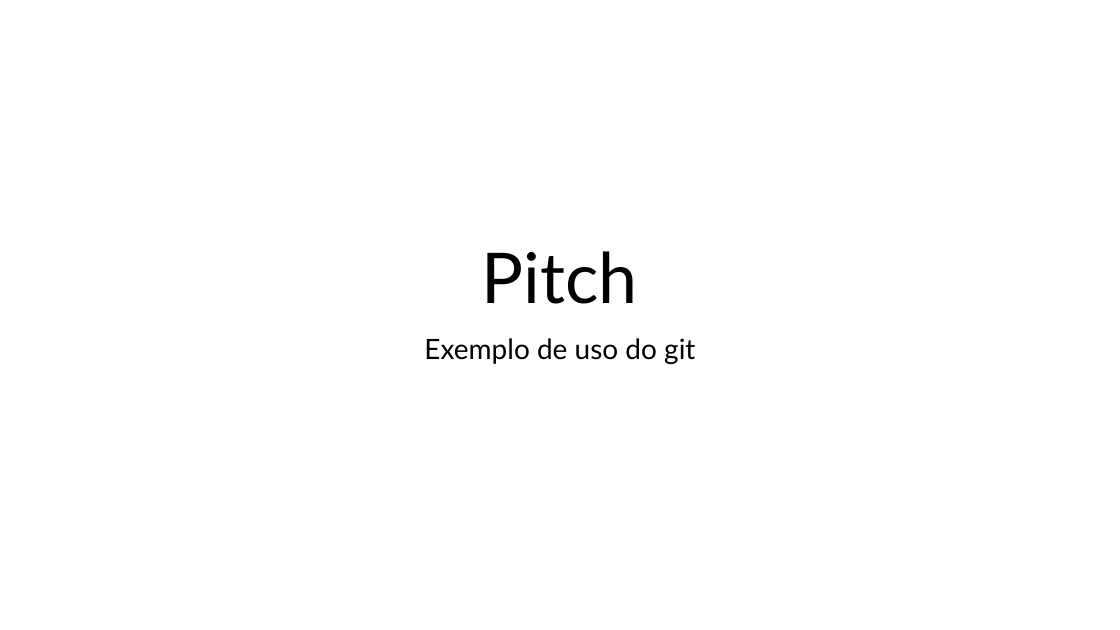
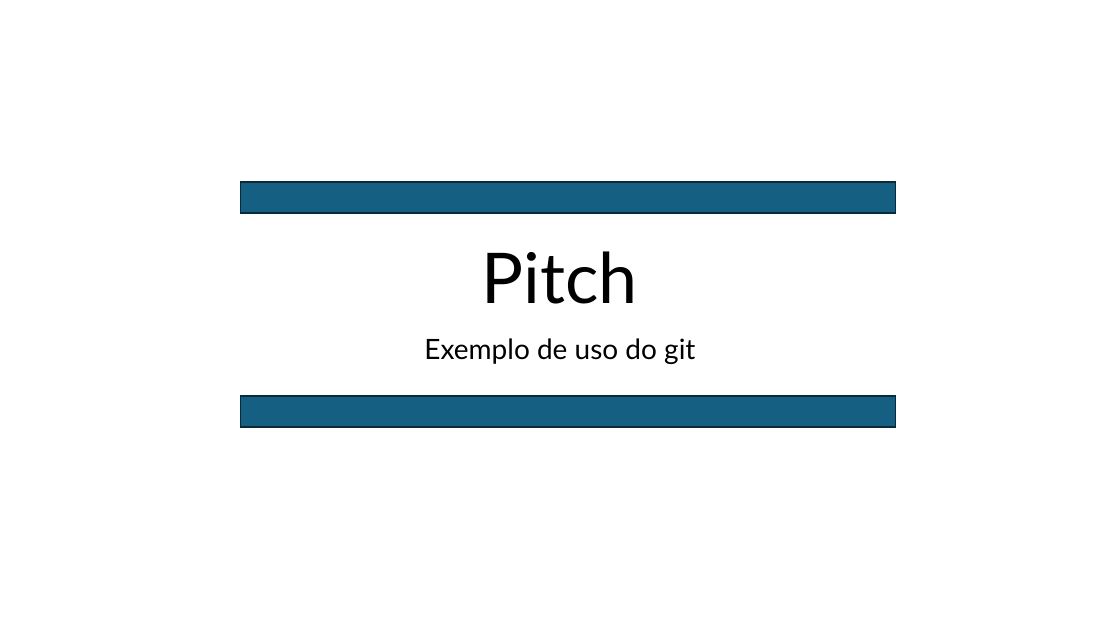
Before and after one commit to KinderEnge/2SIPH-ExemploGit-2024, a slide deck: slide 1 of PastaDocumentos/Pitch-Projeto.pptx. Drawn at 1120x630 pixels with LibreOffice and Linux fonts; fonts in the diff are those of the drawing. Boxes give left, top, right and bottom in pixels: in the first picture for what was removed or moved away, otherwise in the second. Text is boxed around its words. In the diff, an @@ line names an element or a change of style, - is before the commit and + after.

Commit message:
Modificação da página inicial com tarjas azuis

```diff
--- a/PastaDocumentos/Pitch-Projeto.pptx
+++ b/PastaDocumentos/Pitch-Projeto.pptx
@@ rectangle added at box(240, 182, 896, 213), fill #156082, outline #092A39 1.5 pt @@
@@ rectangle added at box(240, 397, 896, 428), fill #156082, outline #092A39 1.5 pt @@
```
